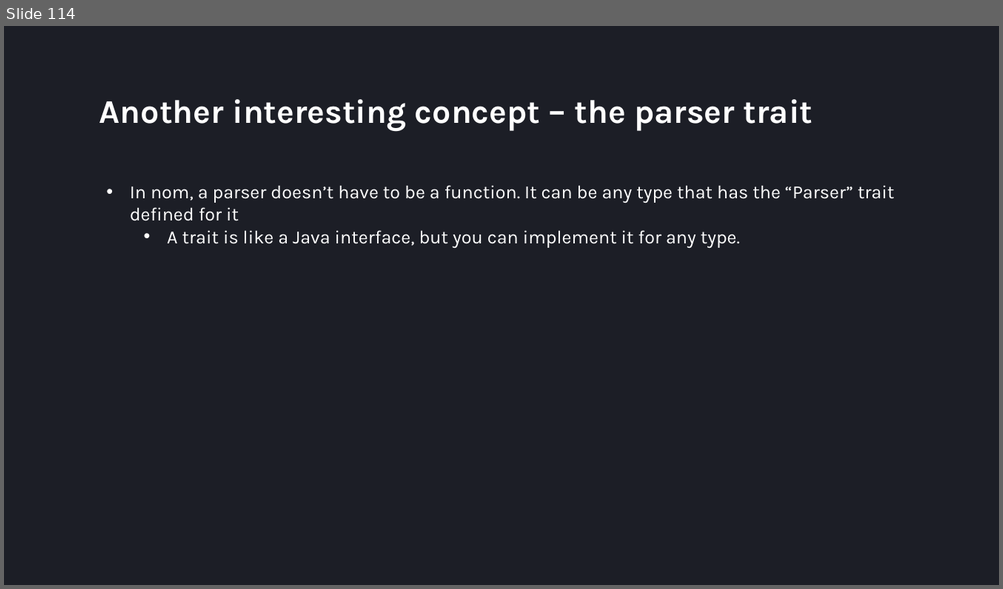
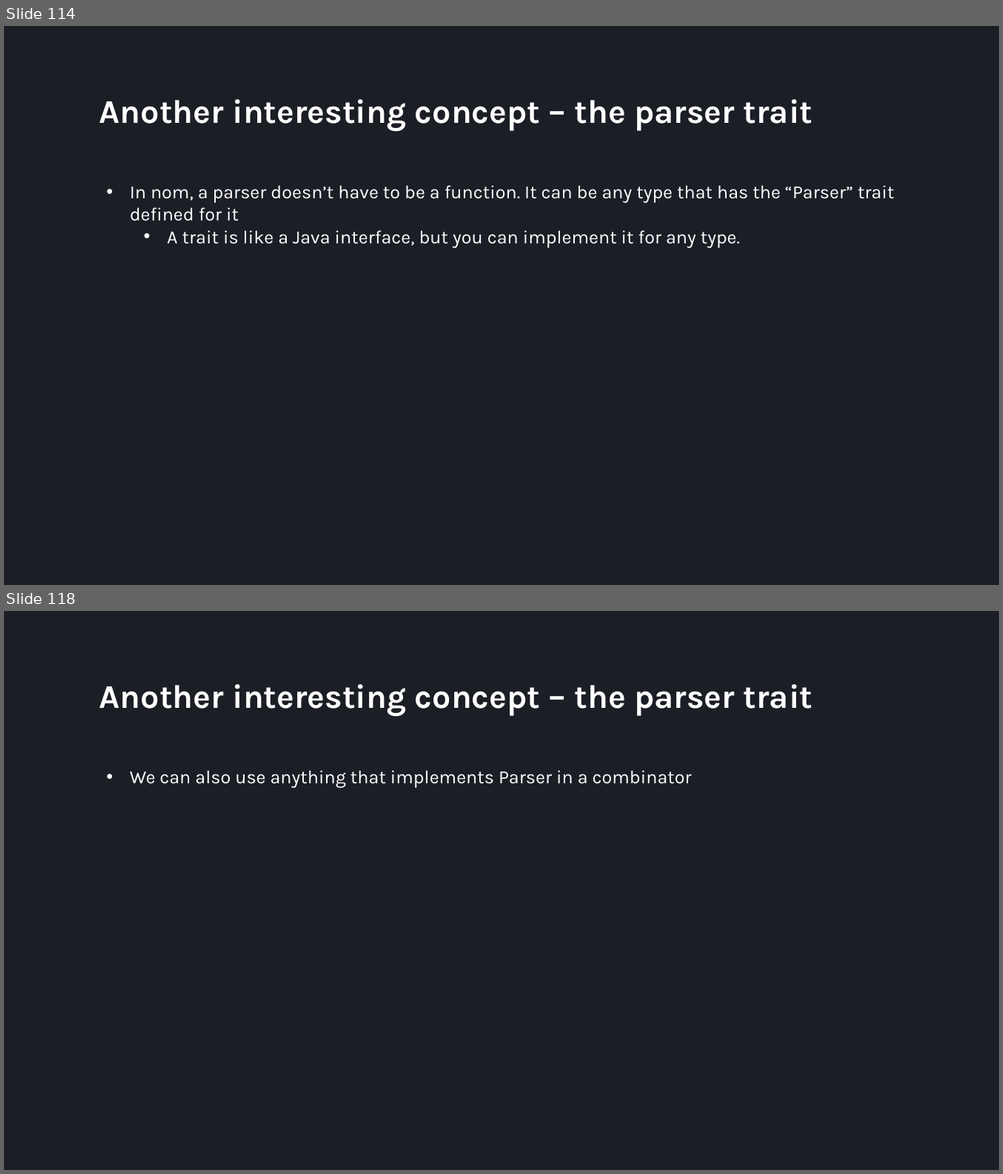
Before and after one commit to villuna/parsers-talk, a slide deck: presentation/presentation.pptx. Shown one above the other, each under a label of ours: slide 114 before the commit, slides 114 and 118 after it; the slides between them are not shown. The pictures are 1003x589 and 1003x1174 pixels, drawn with LibreOffice and Linux fonts; fonts in the diff are those of the drawing. Boxes give left, top, right and bottom in pixels: in the first picture for what was removed or moved away, otherwise in the second. Text is boxed around its words. In the diff, an @@ line names an element or a change of style, - is before the commit and + after.

```diff
--- a/presentation/presentation.pptx
+++ b/presentation/presentation.pptx
@@ slide 118 added at [4, 611, 999, 1170], background #1C1E26 @@
@@ title added at [99, 684, 813, 716], 32 pt, text #FFFFFF, bold @@
+Another interesting concept – the parser trait
@@ text added at [130, 770, 691, 788], 18 pt, text #FFFFFF @@
+• We can also use anything that implements Parser in a combinator
```
Also in this commit, not shown: 1 slide changed, 35 other slides added, 1 slide removed, 5 other files.
